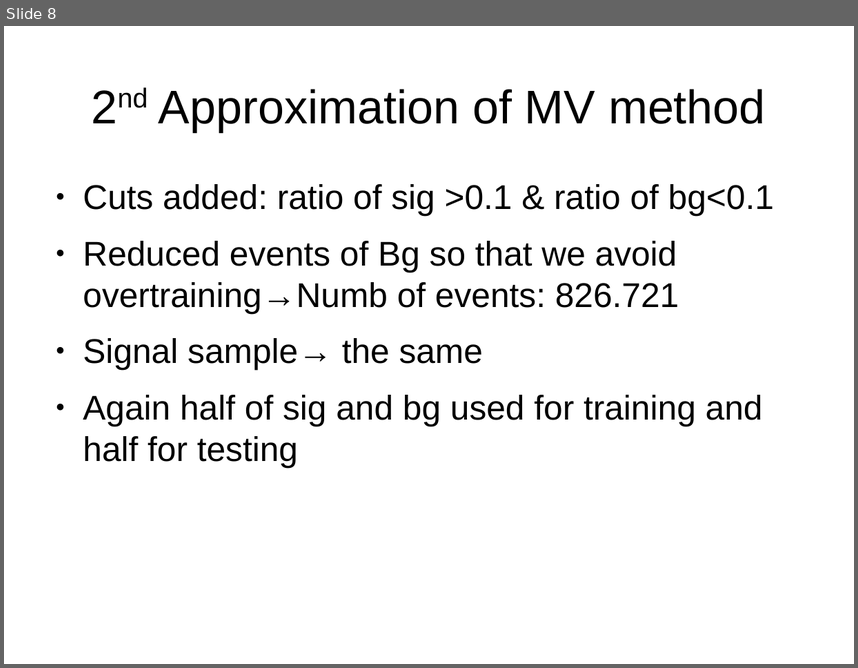
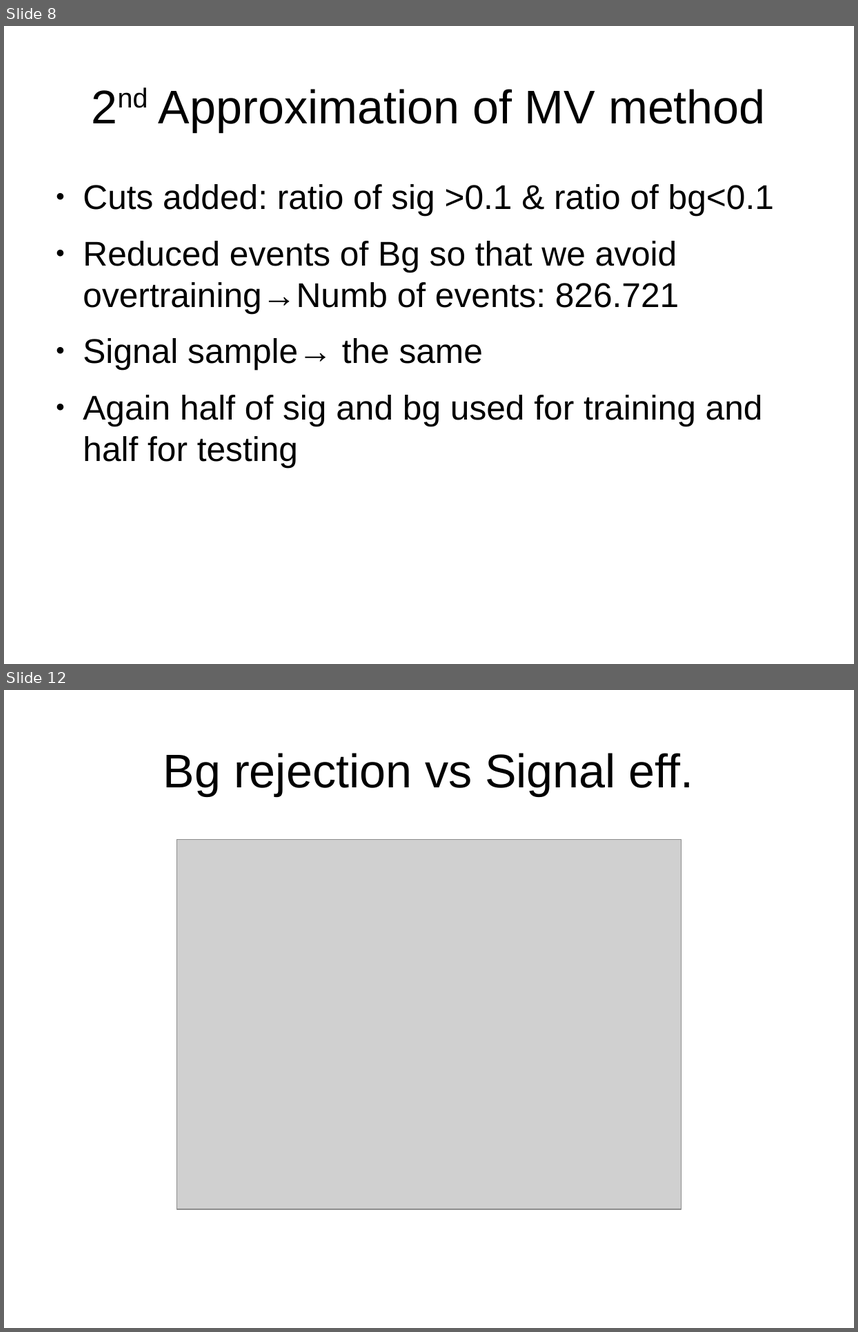
Before and after one commit to geo9119/ttH_analysis, a slide deck: TMVA_investigation.odp. Shown one above the other, each under a label of ours: slide 8 before the commit, slides 8 and 12 after it; the slides between them are not shown. The pictures are 858x668 and 858x1332 pixels, drawn with LibreOffice and Linux fonts; fonts in the diff are those of the drawing; grey boxes stand for pictures. Boxes give left, top, right and bottom in pixels: in the first picture for what was removed or moved away, otherwise in the second. Text is boxed around its words. In the diff, an @@ line names an element or a change of style, - is before the commit and + after.

```diff
--- a/TMVA_investigation.odp
+++ b/TMVA_investigation.odp
@@ slide 12 added at (4, 690, 854, 1328), background #FFFFFF @@
@@ title added at (163, 753, 694, 796), 44 pt, text #000000 @@
+Bg rejection vs Signal eff.
@@ picture added at (176, 839, 682, 1208) @@
```
Also in this commit, not shown: 1 slide changed, 11 other slides added.
